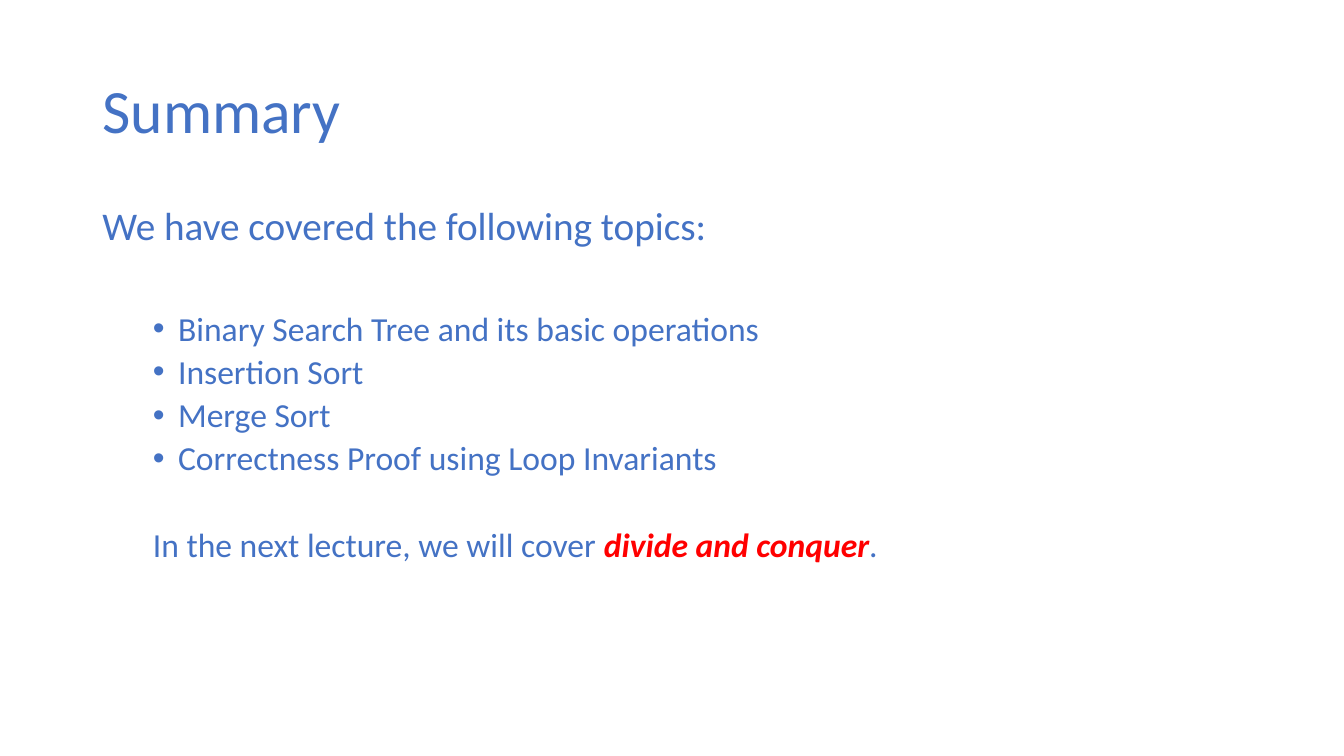
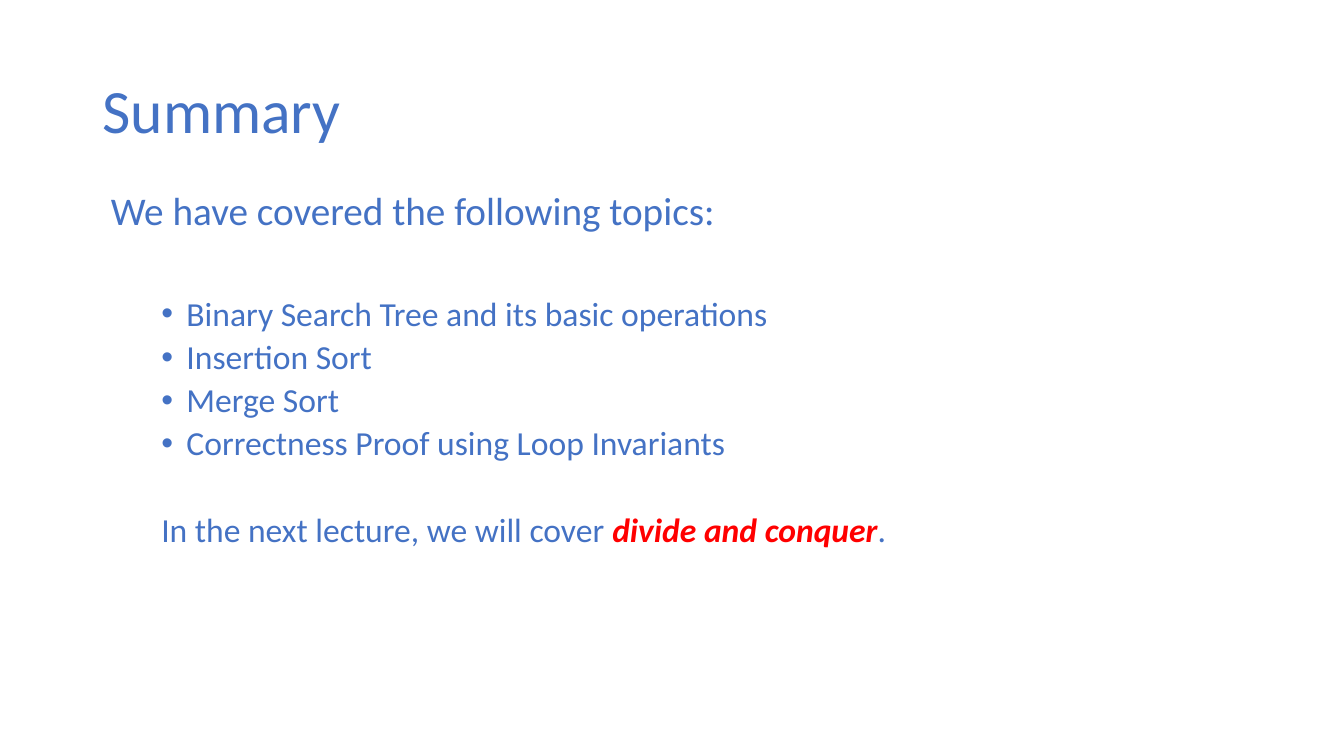
Before and after one commit to ekkapotc/EA, a slide deck: slide 39 of Lectures/Lecture 5.pptx. Drawn at 1344x756 pixels with LibreOffice and Linux fonts; fonts in the diff are those of the drawing. Boxes give left, top, right and bottom in pixels: in the first picture for what was removed or moved away, otherwise in the second. Text is boxed around its words. In the diff, an @@ line names an element or a change of style, - is before the commit and + after.

```diff
--- a/Lectures/Lecture 5.pptx
+++ b/Lectures/Lecture 5.pptx
@@ text "We have covered the following ...": place and size @@
-text "We have covered the following ..." at box(102, 212, 877, 563)
+text "We have covered the following ..." at box(111, 197, 886, 548)
```
Also in this commit, not shown: 4 other slides changed, 1 other file.
